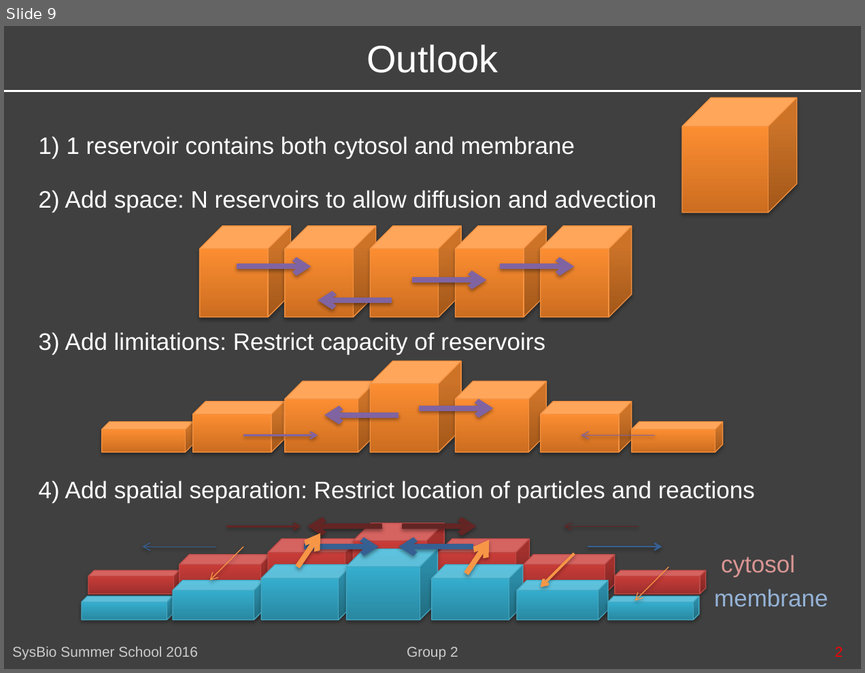
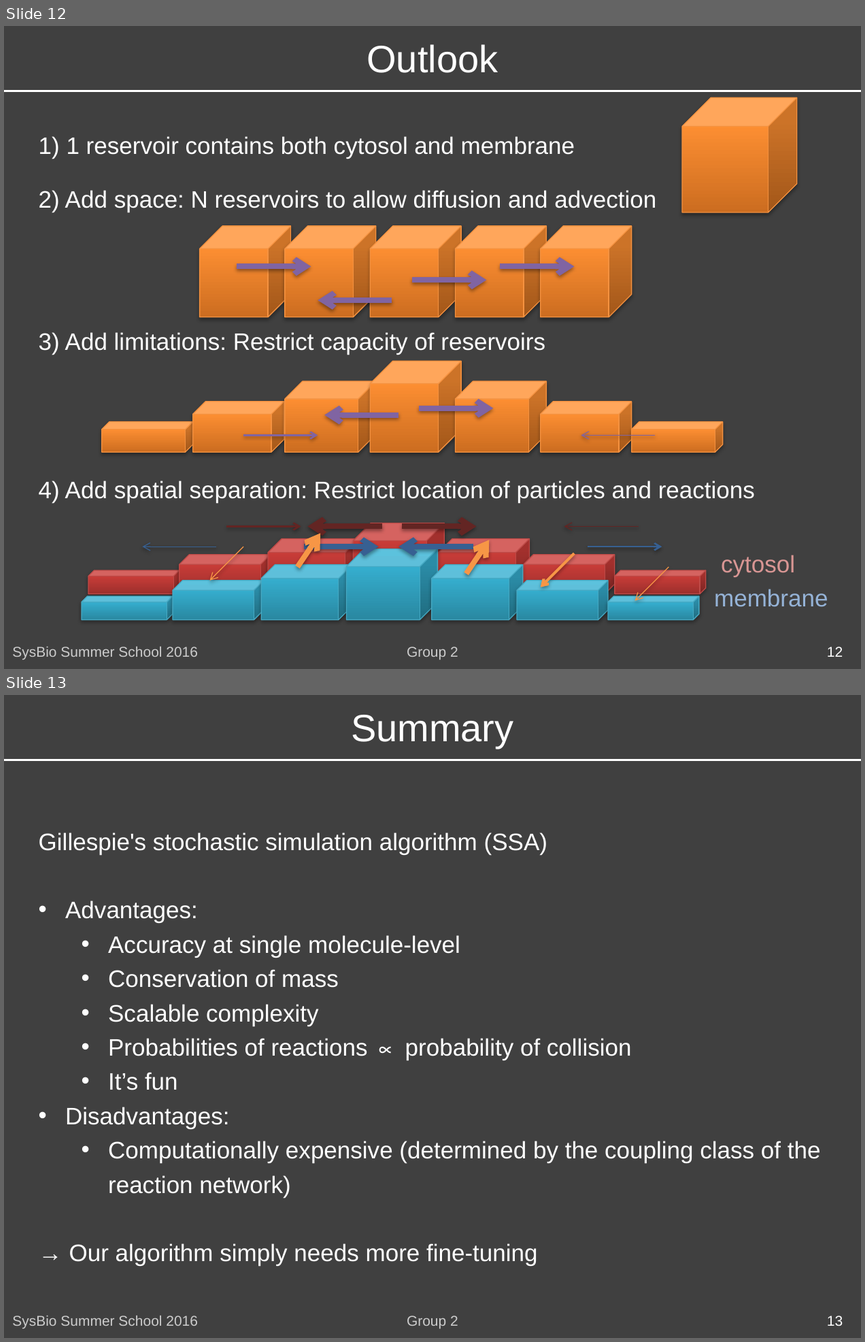
Before and after one commit to FannyGeorgi/SyBioSummerschoolGroup2, a slide deck: SysBioSummerSchoolGroup2.pptx. Shown one above the other, each under a label of ours: slide 9 before the commit, slides 12 and 13 after it. The pictures are 865x673 and 865x1342 pixels, drawn with LibreOffice and Linux fonts; fonts in the diff are those of the drawing. Boxes give left, top, right and bottom in pixels: in the first picture for what was removed or moved away, otherwise in the second. Text is boxed around its words. In the diff, an @@ line names an element or a change of style, - is before the commit and + after.

```diff
--- a/SysBioSummerSchoolGroup2.pptx
+++ b/SysBioSummerSchoolGroup2.pptx
@@ slide 13 added at [4,695,861,1338], background #404040 @@
@@ text added at [351,715,514,749], 32 pt, text #FFFFFF @@
+Summary
@@ line added from (4, 760) to (861, 760), #FFFFFF 1.5 pt @@
@@ text added at [39,832,821,1266], 20 pt, text #FFFFFF @@
+Gillespie's stochastic simulation algorithm (SSA)
+• Advantages:
+  • Accuracy at single molecule-level
+  • Conservation of mass
+  • Scalable complexity
+  • Probabilities of reactions ∝ probability of collision
+  • It’s fun
+• Disadvantages:
+  • Computationally expensive (determined by the coupling class of the reaction network)
+→ Our algorithm simply needs more fine-tuning
@@ text added at [12,1315,198,1329], 12 pt, text #CCCCCC @@
+SysBio Summer School 2016
@@ text added at [407,1315,458,1329], 12 pt, text #CCCCCC @@
+Group 2
@@ text added at [827,1315,842,1325], 12 pt, text #FFFFFF @@
+13
@@ what was slide 9 is now slide 12 @@
@@ slide 12 changed as well @@
@@ text at [827,646,842,656]: text changed; text colour #FF0000 to #FFFFFF @@
-2
+12
```
Also in this commit, not shown: 9 other slides changed, 4 other slides added, 1 slide removed, 4 other files.
